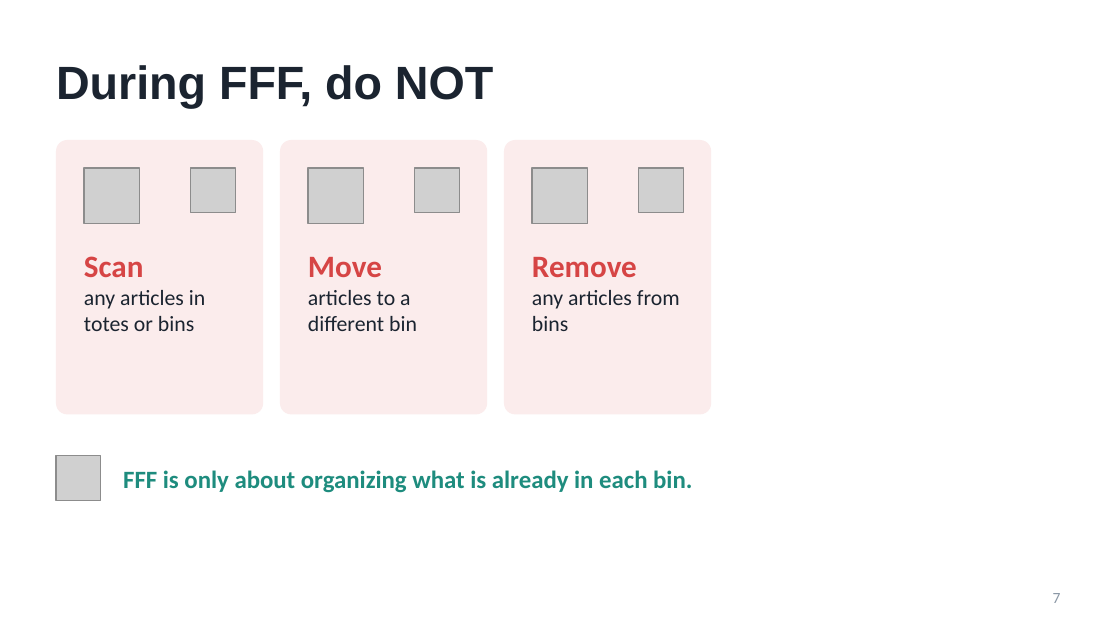
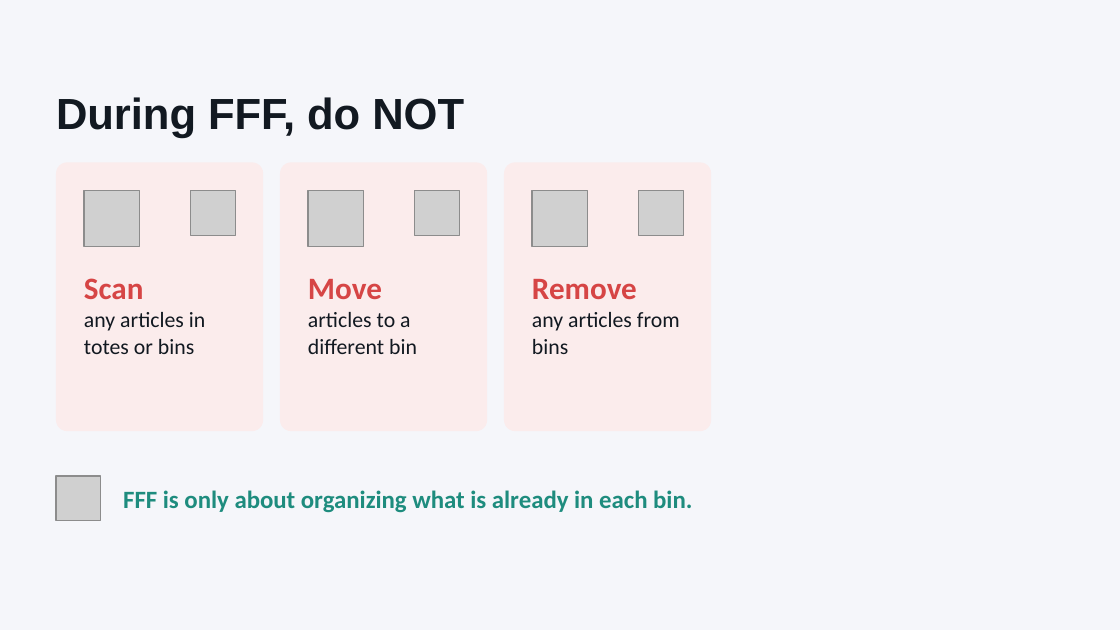
Before and after one commit to vanfryddie/beanstalkx, a slide deck: slide 7 of APMT_Coaching_FFF_ROBOTSS.pptx. Drawn at 1120x630 pixels with LibreOffice and Linux fonts; fonts in the diff are those of the drawing; grey boxes stand for pictures; background and template pictures are left out. Boxes give left, top, right and bottom in pixels: in the first picture for what was removed or moved away, otherwise in the second. Text is boxed around its words. In the diff, an @@ line names an element or a change of style, - is before the commit and + after.

```diff
--- a/APMT_Coaching_FFF_ROBOTSS.pptx
+++ b/APMT_Coaching_FFF_ROBOTSS.pptx
@@ background #FFFFFF to #F5F6FA @@
@@ title "During FFF, do NOT": place and size @@
-title "During FFF, do NOT" at [56, 65, 493, 109]
+title "During FFF, do NOT" at [56, 97, 464, 138]
@@ title "During FFF, do NOT" at [56, 97, 464, 138]: size 30 to 28 pt, text colour #1B2430 to #121921 @@
@@ rounded rectangle: place and size @@
-rounded rectangle at [56, 140, 263, 414]
+rounded rectangle at [56, 162, 263, 431]
@@ rounded rectangle: place and size @@
-rounded rectangle at [280, 140, 487, 414]
+rounded rectangle at [280, 162, 487, 431]
@@ rounded rectangle: place and size @@
-rounded rectangle at [504, 140, 711, 414]
+rounded rectangle at [504, 162, 711, 431]
@@ 3 texts: place and size @@
-3 texts at [84, 256, 680, 331]
+3 texts at [84, 278, 680, 354]
@@ text at [84, 312, 205, 354]: text colour #1B2430 to #121921 in "any articles in totes or bins" @@
@@ text at [308, 312, 417, 354]: text colour #1B2430 to #121921 in "articles to a different bin" @@
@@ text at [532, 312, 680, 354]: text colour #1B2430 to #121921 in "any articles from bins" @@
@@ 7 pictures, 1 text: place and size @@
-7 pictures, 1 text at [56, 168, 692, 501]
+7 pictures, 1 text at [56, 190, 692, 521]
@@ page number removed at [1053, 593, 1061, 603] @@
-7
```
Also in this commit, not shown: 13 other slides changed, 1 slide added, 1 slide removed.
